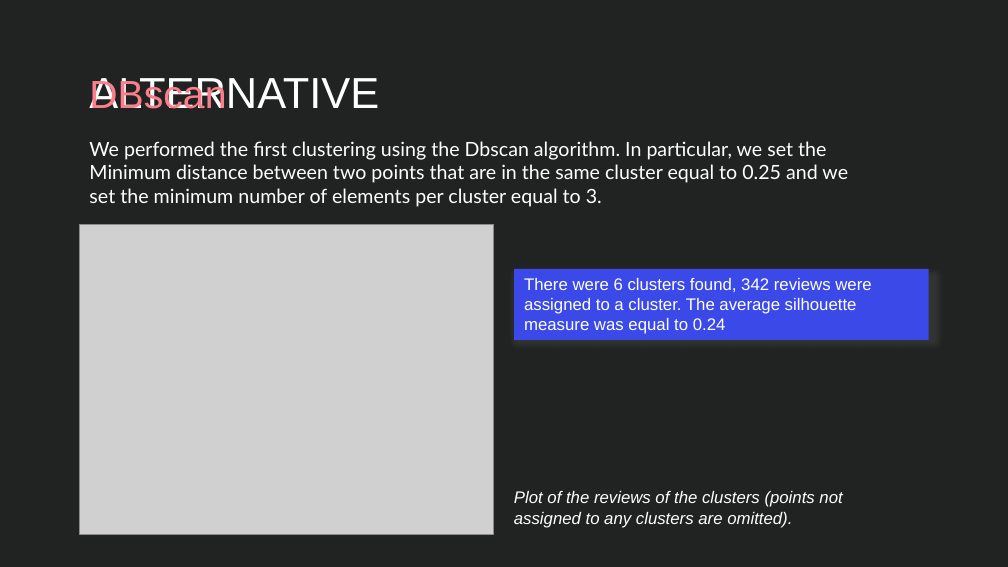
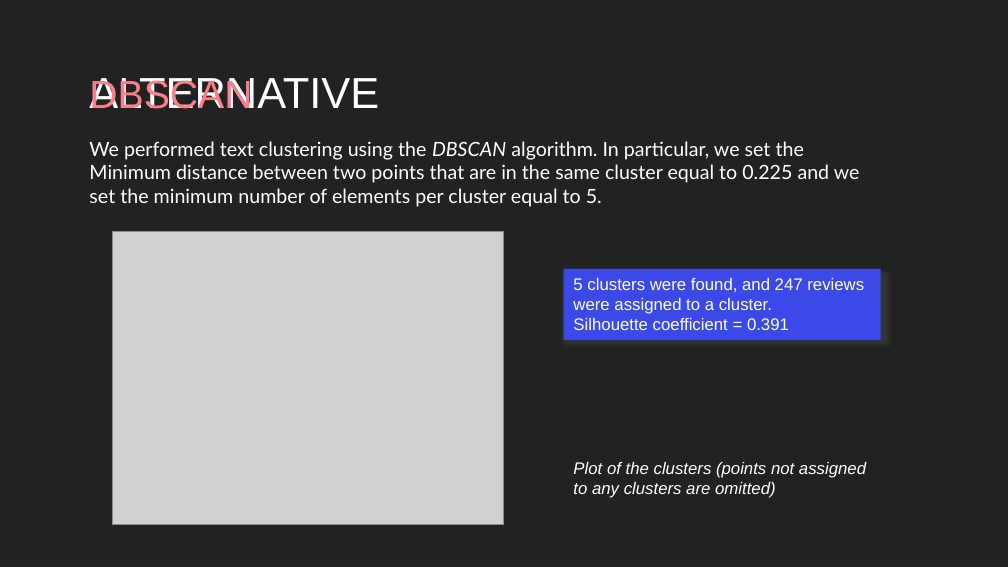
Before and after one commit to Blowdire/TextMiningProject, a slide deck: slide 21 of slideshow/TextMining-Slideshow.pptx (slide 23 before the commit). Drawn at 1008x567 pixels with LibreOffice and Linux fonts; fonts in the diff are those of the drawing; grey boxes stand for pictures. Boxes give left, top, right and bottom in pixels: in the first picture for what was removed or moved away, otherwise in the second. Text is boxed around its words. In the diff, an @@ line names an element or a change of style, - is before the commit and + after.

```diff
--- a/slideshow/TextMining-Slideshow.pptx
+++ b/slideshow/TextMining-Slideshow.pptx
@@ title at [89,78,252,109]: text changed @@
-DBscan
+DBSCAN
@@ text at [89,141,860,207]: text changed @@
-We performed the first clustering using the Dbscan algorithm. In particular, we set the
-Minimum distance between two points that are in the same cluster equal to 0.25 and we set the minimum number of elements per cluster equal to 3.
+We performed text clustering using the DBSCAN algorithm. In particular, we set the
+Minimum distance between two points that are in the same cluster equal to 0.225 and we set the minimum number of elements per cluster equal to 5.
@@ picture: place and size @@
-picture at [80,225,494,534]
+picture at [113,232,504,524]
@@ rectangle "5 clusters were found, and ...": place and size @@
-rectangle "5 clusters were found, and ..." at [514,269,928,341]
+rectangle "5 clusters were found, and ..." at [563,269,881,341]
@@ text in rectangle at [573,278,864,330]: text changed @@
-There were 6 clusters found, 342 reviews were assigned to a cluster. The average silhouette measure was equal to 0.24
+5 clusters were found, and 247 reviews were assigned to a cluster.
+Silhouette coefficient = 0.391
@@ text at [573,462,866,498]: text changed @@
-Plot of the reviews of the clusters (points not assigned to any clusters are omitted).
+Plot of the clusters (points not assigned to any clusters are omitted)
```
Also in this commit, not shown: 24 other slides changed, 5 slides removed, 8 other files.
